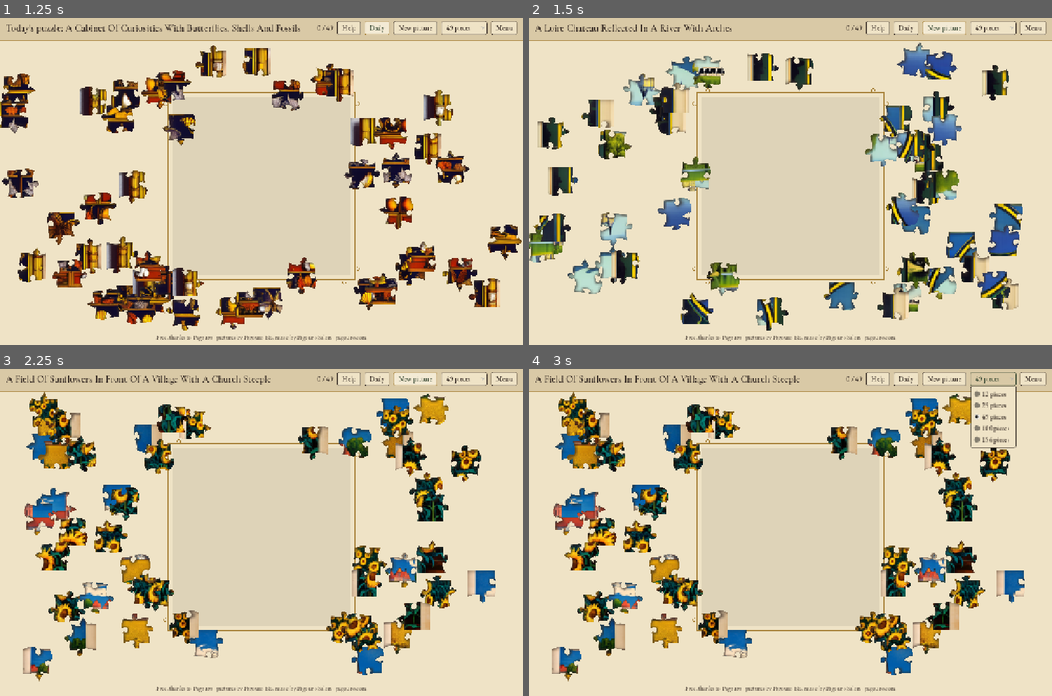
Above: before the commit, frames 1-4 (two rows, left to right).
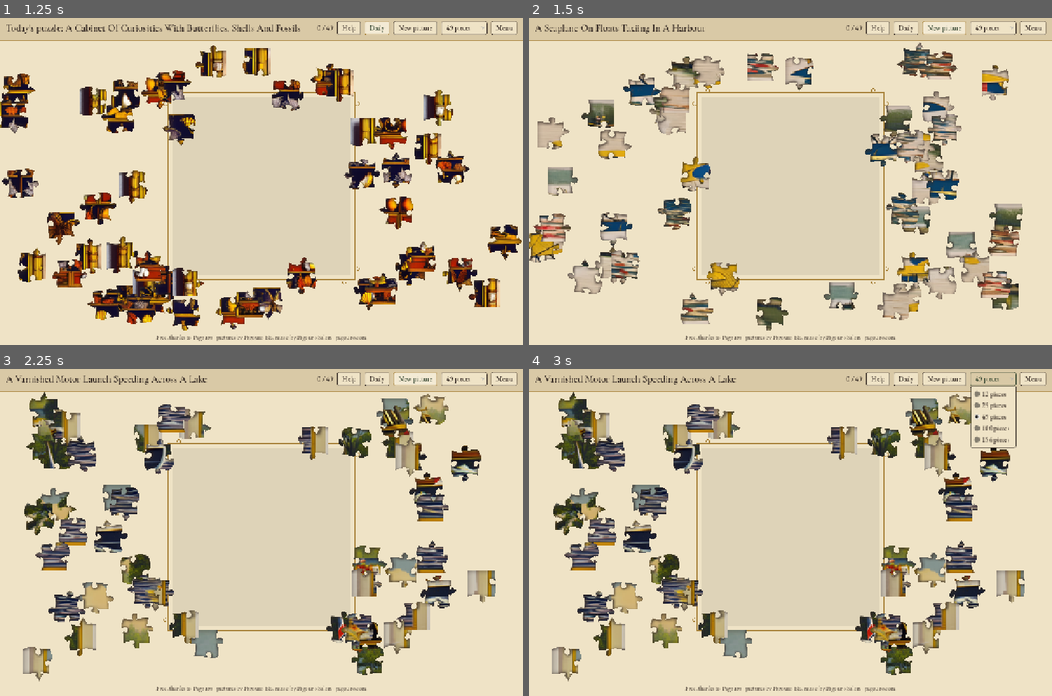
Above: after the commit, the same moments.

Repository: ericrwade/pagouro-play
Game: Godot game, scene res://scenes/main.tscn
Same seed, same stepped clock (60 frames per second), same inputs: the game is played once before the commit and once after it. Sound files missing from this copy of the repository are replaced by a short silence.
Inputs:
- Up to frame 1 (1.25 s): click "Daily" at 0.5 s
- Up to frame 2 (1.5 s): click "New picture" at 1.25 s
- Up to frame 3 (2.25 s): click "New picture" at 2 s
- Up to frame 4 (3 s): click "49 pieces" at 2.75 s

Frame 1 is identical in both runs. In frame 2, 17% of the frame differs, in the area x 0-95%, y 2-96%; in frame 3, 16%; in frame 4, 16%.

Commit message:
WIP (not yet self-tested): Share drops the web address; New picture skips the next 90 dailies; test loop yields a frame per deal
Co-Authored-By: Claude Opus 5.5 <noreply@anthropic.com>
Claude-Session: https://claude.ai/code/session_01QaifHY8gJmBrSekPjrwwpR

Diff:
--- a/jigsaw/scripts/main.gd
+++ b/jigsaw/scripts/main.gd
@@ -9,6 +9,7 @@
 ## it seems like 156"). Near-square pieces can't make every number: 150 would be 12 x 12.5.
 const COUNTS := [12, 25, 49, 100, 156]
 const DAILY_COUNT := 49
+const UPCOMING_DAILIES := 90  # today's daily and the next 89 are kept out of New picture
 ## Table colours to play on, so a picture never disappears into its background (Eric, 2026-10-03). Every one is a
 ## colour of the locked D-74 house palette (Belle Epoque poster), light to dark; the choice is kept between sessions.
 const TABLES := [
@@ -147,15 +148,32 @@
 
 
 func today_index() -> int:
-	var day := today() - EPOCH_DAY
-	# a fixed shuffle of the list, so consecutive days are not consecutive pictures; same for every player
+	return daily_index(today())
+
+
+## The picture for any day: a fixed shuffle of the list, so consecutive days are not consecutive pictures; the same for
+## every player.
+func daily_index(day: int) -> int:
 	var order := range(pictures.size())
 	var rng := RandomNumberGenerator.new()
 	rng.seed = 1888  # the year of the first Gymnopédie
 	for i in range(order.size() - 1, 0, -1):
 		var j := rng.randi_range(0, i)
 		var t = order[i]; order[i] = order[j]; order[j] = t
-	return order[posmod(day, order.size())]
+	return order[posmod(day - EPOCH_DAY, order.size())]
+
+
+## New picture never deals today's daily or one of the next UPCOMING_DAILIES days', so playing extra puzzles never
+## spoils a daily to come (Eric, 2026-10-06). That leaves 70 of the 160, a set that shifts by one picture each day.
+func random_pool() -> Array:
+	var upcoming := {}
+	for d in range(UPCOMING_DAILIES):
+		upcoming[daily_index(today() + d)] = true
+	var pool := []
+	for i in range(pictures.size()):
+		if not upcoming.has(i):
+			pool.append(i)
+	return pool
 
 
 func start_daily() -> void:
@@ -168,7 +186,10 @@
 
 func start_random() -> void:
 	is_daily = false
-	current = pictures[randi() % pictures.size()]
+	var pool := random_pool()
+	if pool.size() > 1:
+		pool.erase(pictures.find(current))  # not the one just played
+	current = pictures[pool[randi() % pool.size()]] if not pool.is_empty() else pictures[randi() % pictures.size()]
 	_start(randi())
 
 
@@ -764,13 +785,14 @@
 
 
 ## The text Share copies, like the Wordle and Connections results families post: the daily gets a number and no
-## picture name (so it spoils nothing for anyone who hasn't done it yet).
+## picture name (so it spoils nothing for anyone who hasn't done it yet). No web address: chat apps turn a link into a
+## big preview of the site's picture, which Eric's mom took for the puzzle she had done (2026-10-06).
 func share_text() -> String:
 	var t := "%d:%02d" % [int(solved_seconds) / 60, int(solved_seconds) % 60]
 	if is_daily:
 		var number := today() - EPOCH_DAY + 1
-		return "Jigsaw by Pagouro #%d 🧩\n%d pieces in %s\npagouro.com" % [number, puzzle.rows * puzzle.cols, t]
-	return "Jigsaw by Pagouro 🧩\n%s\n%d pieces in %s\npagouro.com" % [String(current.caption).capitalize(), puzzle.rows * puzzle.cols, t]
+		return "Jigsaw by Pagouro #%d 🧩\n%d pieces in %s" % [number, puzzle.rows * puzzle.cols, t]
+	return "Jigsaw by Pagouro 🧩\n%s\n%d pieces in %s" % [String(current.caption).capitalize(), puzzle.rows * puzzle.cols, t]
 
 
 ## Godot has no share sheet, so Share copies the result; the button says so, then turns back.
@@ -1065,6 +1087,27 @@
 	report.append("rotation: %d of 12 start turned, four quarter turns round-trip=%s, turned piece grabbable=%s, turned pi …(187 unchanged characters)…
 	puzzle.rotation_on = false
 	report.append("daily index today: %d (%s)" % [today_index(), pictures[today_index()].caption])
+	# New picture keeps clear of today's daily and the next 89: 300 deals, none upcoming; the pool is 70
+	var upcoming := {}
+	for d in range(UPCOMING_DAILIES):
+		upcoming[daily_index(today() + d)] = true
+	var hits := 0
+	var seen := {}
+	var repeats := 0
+	var last := -1
+	current_count = 12
+	# a frame between deals, so each old puzzle is actually freed: 40 deals in ONE frame piled up 40 puzzles' worth of
+	# textures, slowed every bake from 0.6 s to 2.5 s, and froze Eric's PC hard enough to need a reset (2026-10-06)
+	for k in range(12):
+		start_random()
+		await get_tree().process_frame
+		var pick := pictures.find(current)
+		repeats += int(pick == last)
+		last = pick
+		seen[pick] = true
+		if upcoming.has(pick):
+			hits += 1
+	report.append("new picture: pool %d of %d, 12 deals: upcoming dailies %d, same twice in a row %d, distinct %d, 90 upcoming all distinct=%s" % [random_pool().size(), pictures.size(), hits, repeats, seen.size(), str(upcoming.size() == UPCOMING_DAILIES)])
 	# daily size: picking 100 on the daily keeps today's picture, is remembered, and Daily uses it again (the player's
 	# saved size is put back afterwards)
 	var saved_size := daily_count
